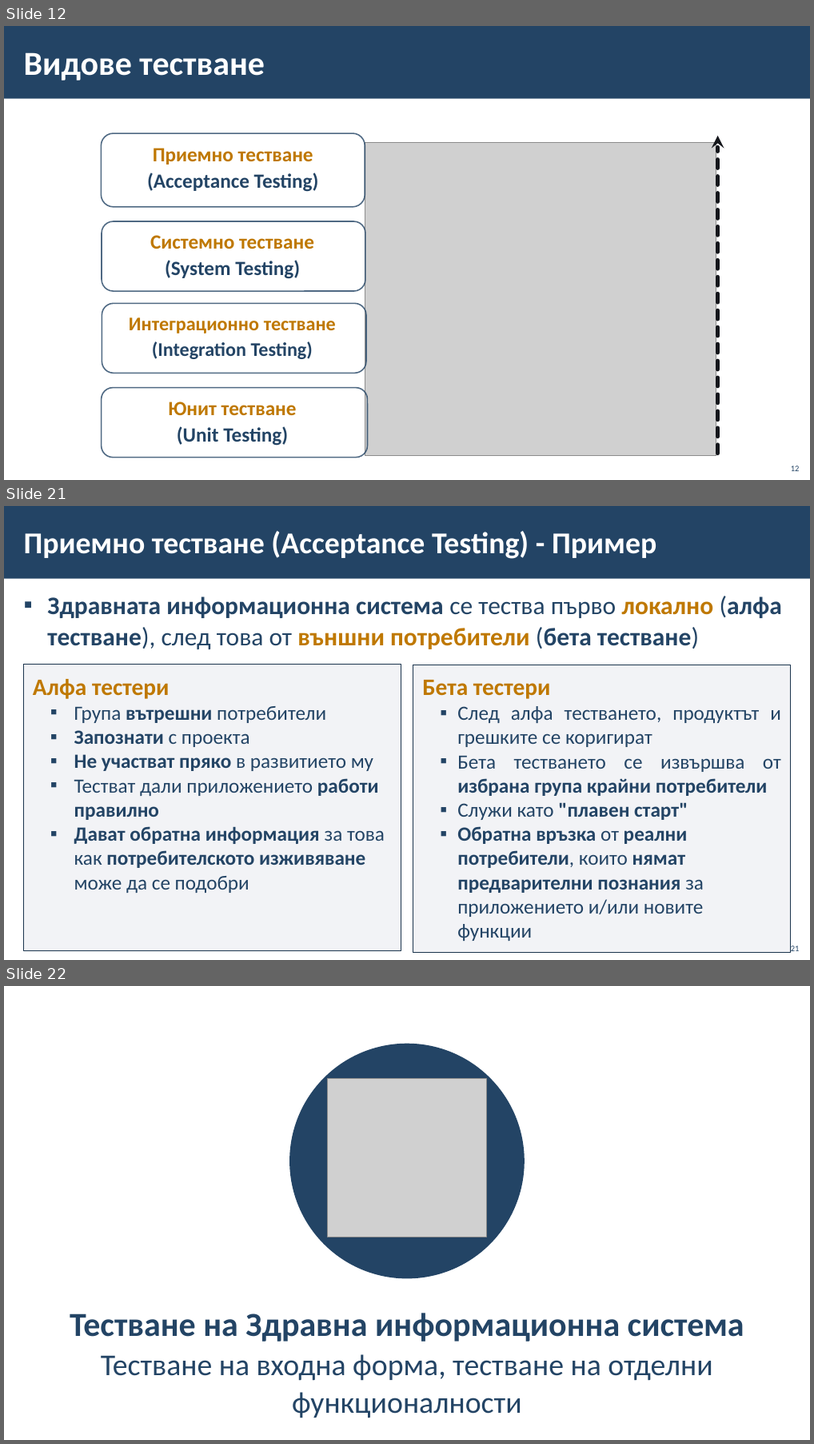
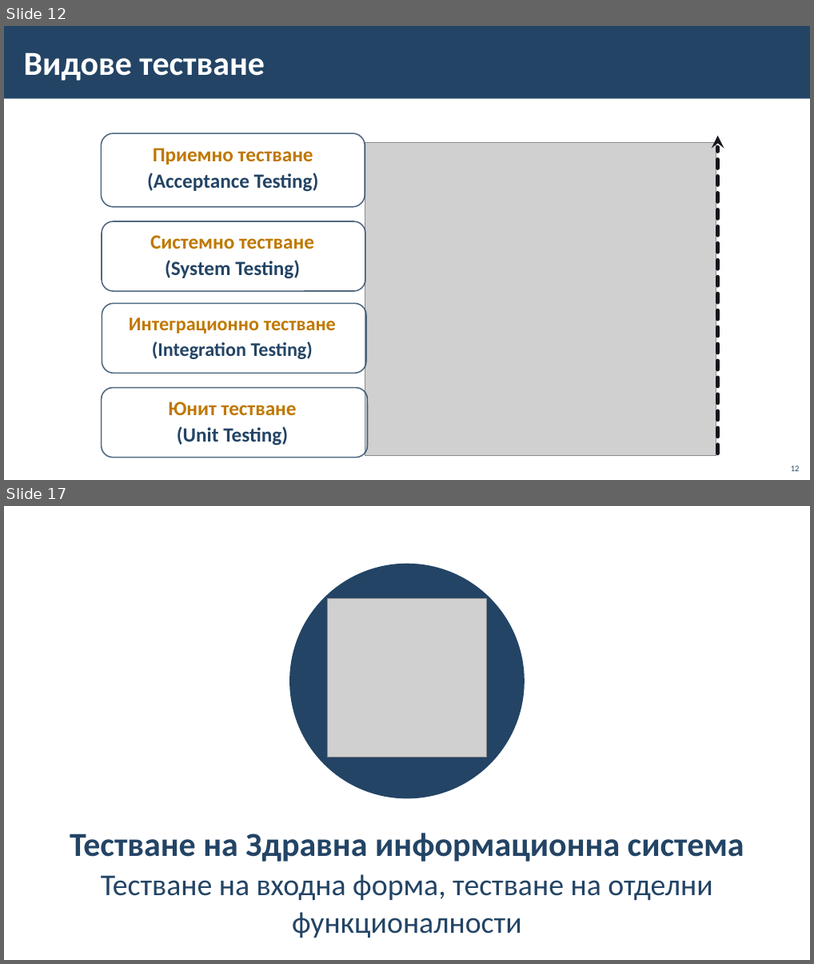
Before and after one commit to BG-IT-Edu/School-Programming, a slide deck: Courses/Software-Sciences/Module-4-Information-Systems-New/13-Information-System-Testing/13-Information-System-Testing.pptx. Shown one above the other, each under a label of ours: slides 12, 21 and 22 before the commit, slides 12 and 17 after it; the slides between them are not shown. The pictures are 814x1444 and 814x964 pixels, drawn with LibreOffice and Linux fonts; fonts in the diff are those of the drawing; grey boxes stand for pictures; background and template pictures are left out. Boxes give left, top, right and bottom in pixels: in the first picture for what was removed or moved away, otherwise in the second. Text is boxed around its words. In the diff, an @@ line names an element or a change of style, - is before the commit and + after.

```diff
--- a/Courses/Software-Sciences/Module-4-Information-Systems-New/13-Information-System-Testing/13-Information-System-Testing.pptx
+++ b/Courses/Software-Sciences/Module-4-Information-Systems-New/13-Information-System-Testing/13-Information-System-Testing.pptx
@@ slide 21 removed at (x1=4, y1=506, x2=810, y2=960), background #FFFFFF; not listed: 1 template element that a slide beside it also shows @@
@@ title removed at (x1=24, y1=531, x2=657, y2=559) @@
-Приемно тестване (Acceptance Testing) - Пример
@@ text removed at (x1=47, y1=596, x2=782, y2=649) @@
-▪ Здравната информационна система се тества първо локално (алфа тестване), след това от външни потребители (бета тестване)
@@ rectangle removed at (x1=23, y1=664, x2=402, y2=952) @@
-Алфа тестери
-  ▪ Група вътрешни потребители
-  ▪ Запознати с проекта
-  ▪ Не участват пряко в развитието му
-  ▪ Тестват дали приложението работи правилно
-  ▪ Дават обратна информация за това как потребителското изживяване може да се подобри
@@ rectangle removed at (x1=414, y1=664, x2=792, y2=952) @@
-Бета тестери
-▪ След алфа тестването, продуктът и грешките се коригират
-▪ Бета тестването се извършва от избрана група крайни потребители
-▪ Служи като "плавен старт"
-▪ Обратна връзка от реални потребители, които нямат предварителни познания за приложението и/или новите функции
@@ page number removed at (x1=791, y1=945, x2=800, y2=951) @@
-21
@@ what was slide 22 is now slide 17 @@
```
Also in this commit, not shown: 4 slides changed, 4 other slides removed.
